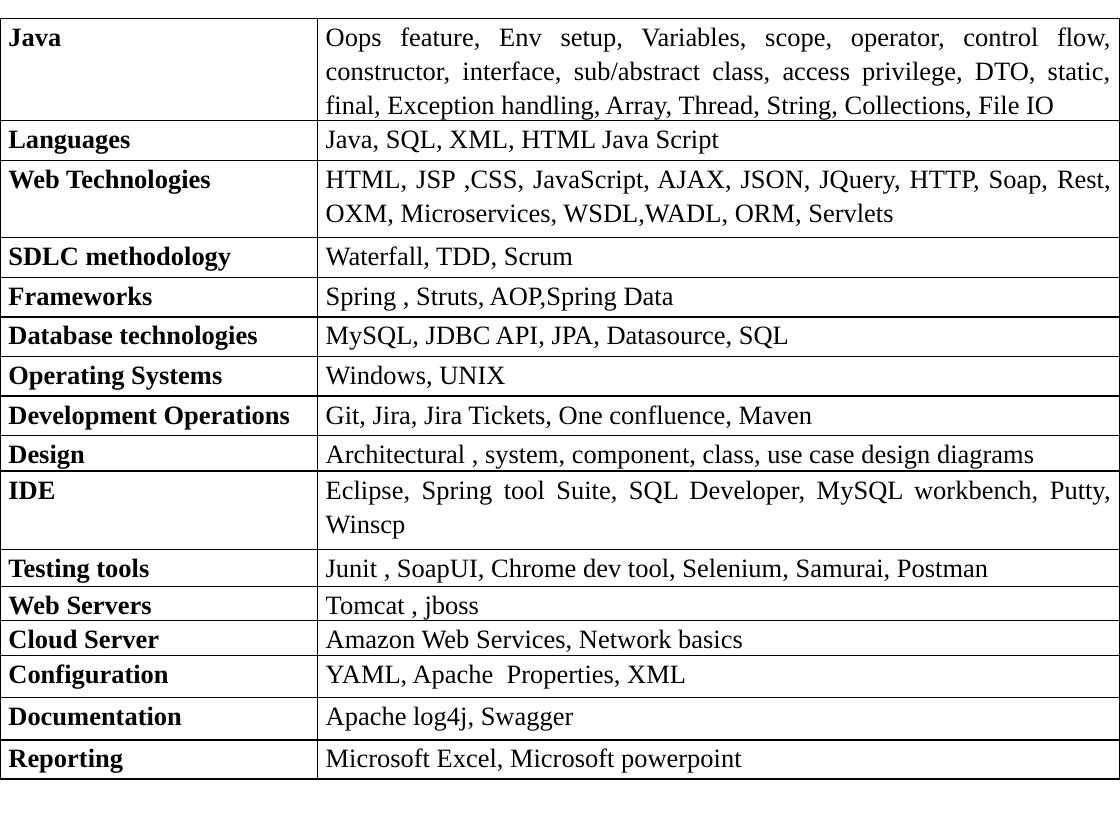
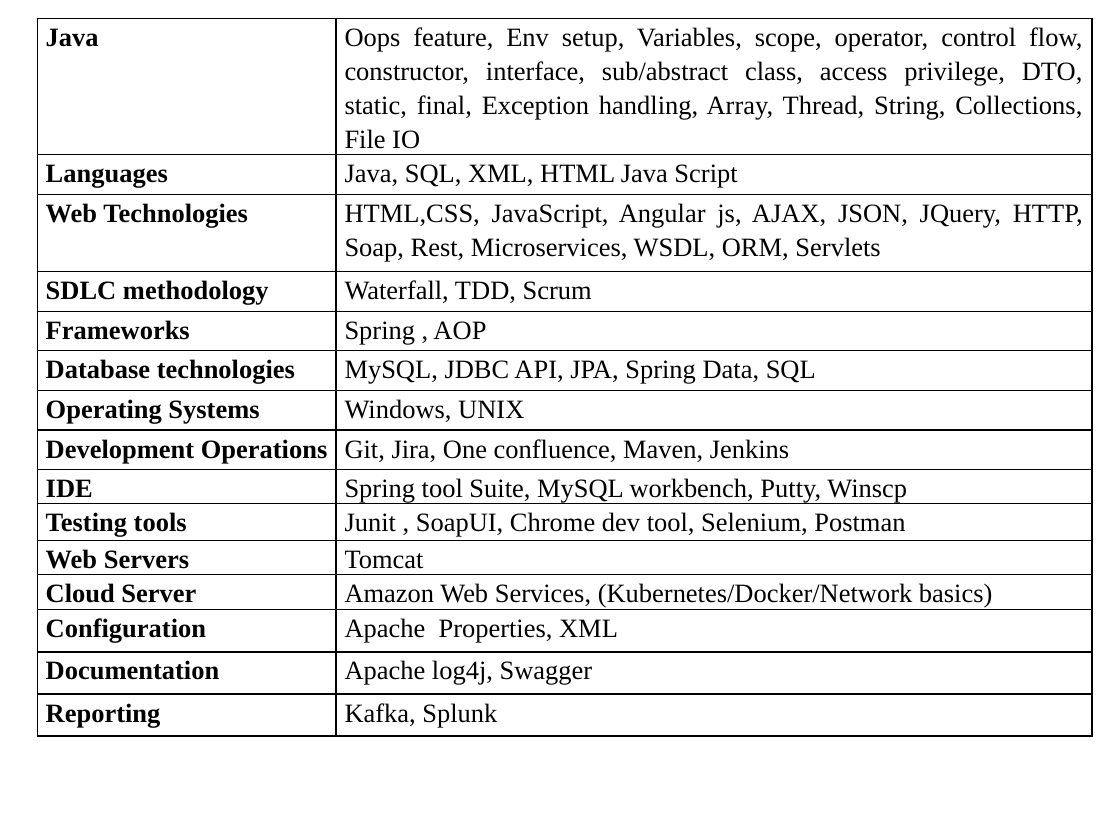
Before and after one commit to thinkcodegravity/dec24jee, a slide deck: slide 4 of JEE_st.pptx. Drawn at 1120x840 pixels with LibreOffice and Linux fonts; fonts in the diff are those of the drawing. Boxes give left, top, right and bottom in pixels: in the first picture for what was removed or moved away, otherwise in the second. Text is boxed around its words. In the diff, an @@ line names an element or a change of style, - is before the commit and + after.

Commit message:
updated

```diff
--- a/JEE_st.pptx
+++ b/JEE_st.pptx
@@ table at [37,19,1092,750] @@
-row 3, column 2: HTML, JSP ,CSS, JavaScript, AJAX, JSON, JQuery, HTTP, Soap, Rest, OXM, Microservices, WSDL,WADL, ORM, Servlets
+row 3, column 2: HTML,CSS, JavaScript, Angular js, AJAX, JSON, JQuery, HTTP, Soap, Rest, Microservices, WSDL, ORM, Servlets
-row 5, column 2: Spring , Struts, AOP,Spring Data
+row 5, column 2: Spring , AOP
-row 6, column 2: MySQL, JDBC API, JPA, Datasource, SQL
+row 6, column 2: MySQL, JDBC API, JPA, Spring Data, SQL
-row 8: Development Operations | Git, Jira, Jira Tickets, One confluence, Maven
-row 9: Design | Architectural , system, component, class, use case design diagrams
-row 10: IDE | Eclipse, Spring tool Suite, SQL Developer, MySQL workbench, Putty, Winscp
-row 11: Testing tools | Junit , SoapUI, Chrome dev tool, Selenium, Samurai, Postman
-row 12: Web Servers | Tomcat , jboss
-row 13: Cloud Server | Amazon Web Services, Network basics
-row 14: Configuration | YAML, Apache Properties, XML
+row 8: Development Operations | Git, Jira, One confluence, Maven, Jenkins
+row 9: IDE | Spring tool Suite, MySQL workbench, Putty, Winscp
+row 10: Testing tools | Junit , SoapUI, Chrome dev tool, Selenium, Postman
+row 11: Web Servers | Tomcat
+row 12: Cloud Server | Amazon Web Services, (Kubernetes/Docker/Network basics)
+row 13: Configuration | Apache Properties, XML
-row 15, column 2: Microsoft Excel, Microsoft powerpoint
+row 15, column 2: Kafka, Splunk
@@ table: place and size @@
-table at [0,19,1120,792]
+table at [37,19,1092,750]
```
